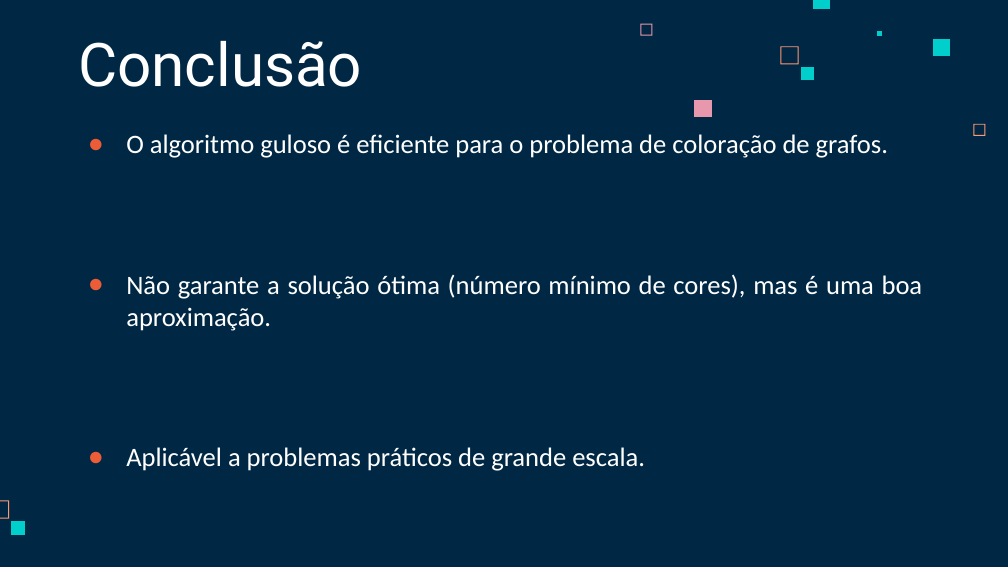
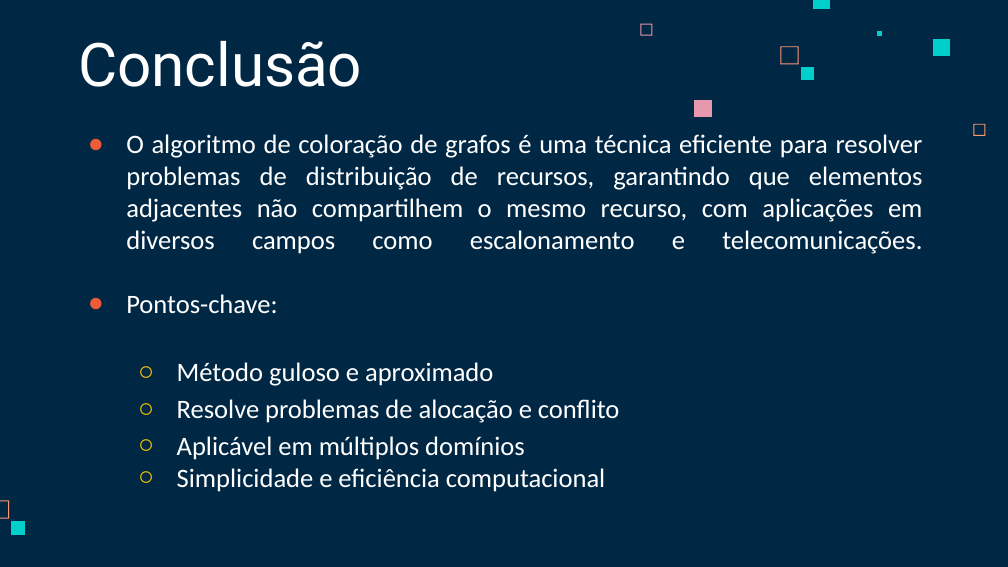
Before and after one commit to brenocbmnz/colora-ografos, a slide deck: slide 9 of Coloração de Grafos.pptx (slide 8 before the commit). Drawn at 1008x567 pixels with LibreOffice and Linux fonts; fonts in the diff are those of the drawing. Boxes give left, top, right and bottom in pixels: in the first picture for what was removed or moved away, otherwise in the second. Text is boxed around its words. In the diff, an @@ line names an element or a change of style, - is before the commit and + after.

```diff
--- a/Coloração de Grafos.pptx
+++ b/Coloração de Grafos.pptx
@@ text at [126, 134, 923, 492]: text changed @@
-● O algoritmo guloso é eficiente para o problema de coloração de grafos.
-● Não garante a solução ótima (número mínimo de cores), mas é uma boa aproximação.
-● Aplicável a problemas práticos de grande escala.
+● O algoritmo de coloração de grafos é uma técnica eficiente para resolver problemas de distribuição de recursos, garantindo que elementos adjacentes não compartilhem o mesmo recurso, com aplicações em diversos campos como escalonamento e telecomunicações.
+● Pontos-chave:
+  ○ Método guloso e aproximado
+  ○ Resolve problemas de alocação e conflito
+  ○ Aplicável em múltiplos domínios
+  ○ Simplicidade e eficiência computacional
```
Also in this commit, not shown: 4 other slides changed, 2 slides added, 1 slide removed.
